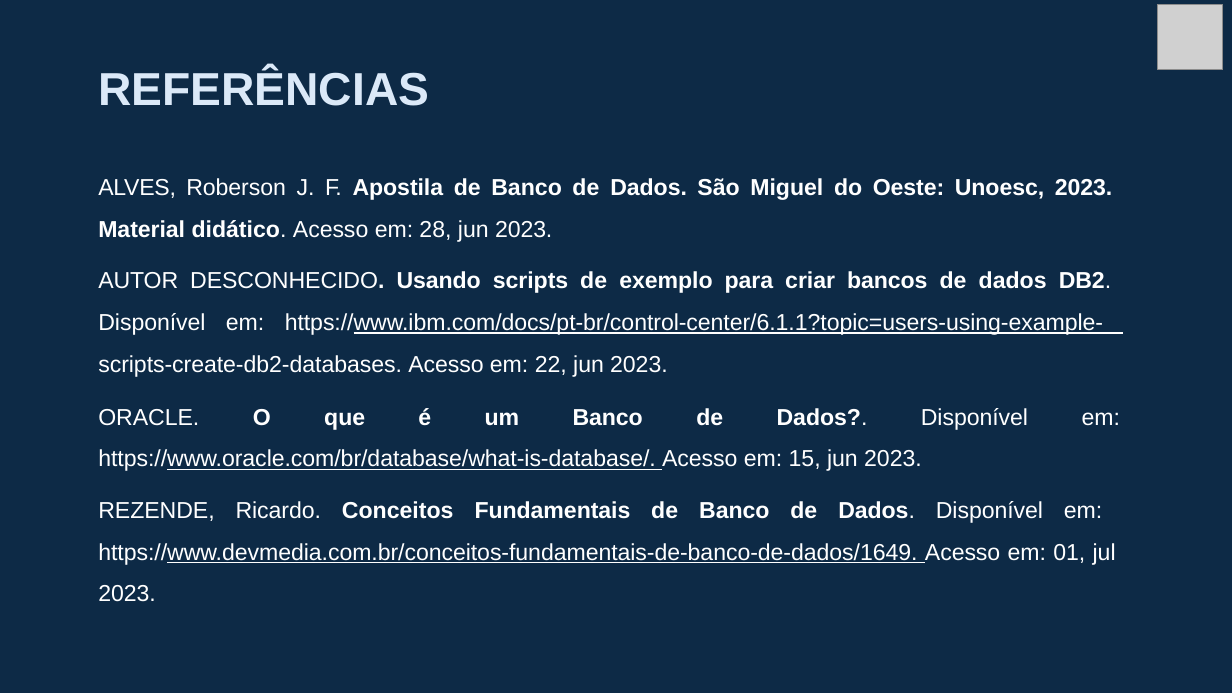
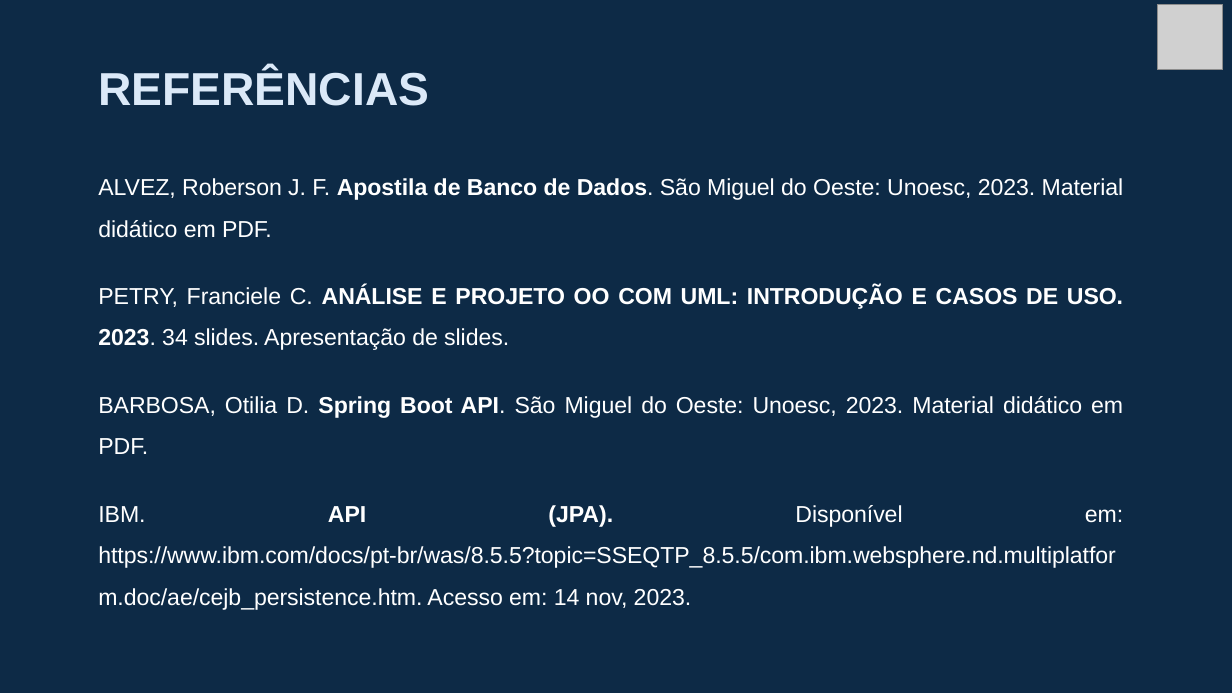
Before and after one commit to brunogkonzen/BreadTrack, a slide deck: slide 13 of docs/BreadTrack - Roterio Apresentação.pptx. Drawn at 1232x693 pixels with LibreOffice and Linux fonts; fonts in the diff are those of the drawing; grey boxes stand for pictures; background and template pictures are left out. Boxes give left, top, right and bottom in pixels: in the first picture for what was removed or moved away, otherwise in the second. Text is boxed around its words. In the diff, an @@ line names an element or a change of style, - is before the commit and + after.

```diff
--- a/docs/BreadTrack - Roterio Apresentação.pptx
+++ b/docs/BreadTrack - Roterio Apresentação.pptx
@@ text at bbox=[98, 178, 1124, 610]: text changed @@
-ALVES, Roberson J. F. Apostila de Banco de Dados. São Miguel do Oeste: Unoesc, 2023. Material didático. Acesso em: 28, jun 2023.
-AUTOR DESCONHECIDO. Usando scripts de exemplo para criar bancos de dados DB2. Disponível em: https://www.ibm.com/docs/pt-br/control-center/6.1.1?topic=users-using-example- scripts-create-db2-databases. Acesso em: 22, jun 2023.
-ORACLE. O que é um Banco de Dados?. Disponível em:
-https://www.oracle.com/br/database/what-is-database/. Acesso em: 15, jun 2023.
-REZENDE, Ricardo. Conceitos Fundamentais de Banco de Dados. Disponível em: https://www.devmedia.com.br/conceitos-fundamentais-de-banco-de-dados/1649. Acesso em: 01, jul 2023.
+ALVEZ, Roberson J. F. Apostila de Banco de Dados. São Miguel do Oeste: Unoesc, 2023. Material didático em PDF.
+PETRY, Franciele C. ANÁLISE E PROJETO OO COM UML: INTRODUÇÃO E CASOS DE USO. 2023. 34 slides. Apresentação de slides.
+BARBOSA, Otilia D. Spring Boot API. São Miguel do Oeste: Unoesc, 2023. Material didático em PDF.
+IBM. API (JPA). Disponível em: https://www.ibm.com/docs/pt-br/was/8.5.5?topic=SSEQTP_8.5.5/com.ibm.websphere.nd.multiplatform.doc/ae/cejb_persistence.htm. Acesso em: 14 nov, 2023.
```
Also in this commit, not shown: 4 other slides changed, 2 slides added, 4 other files.
